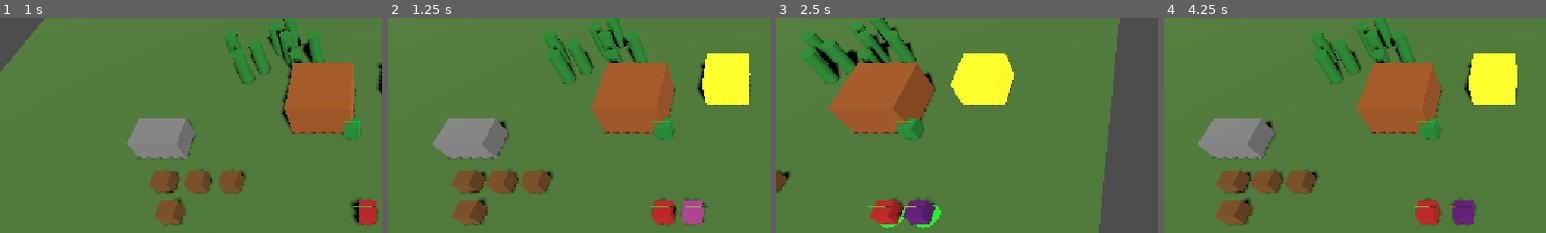
Above: before the commit, frames 1-4 (left to right).
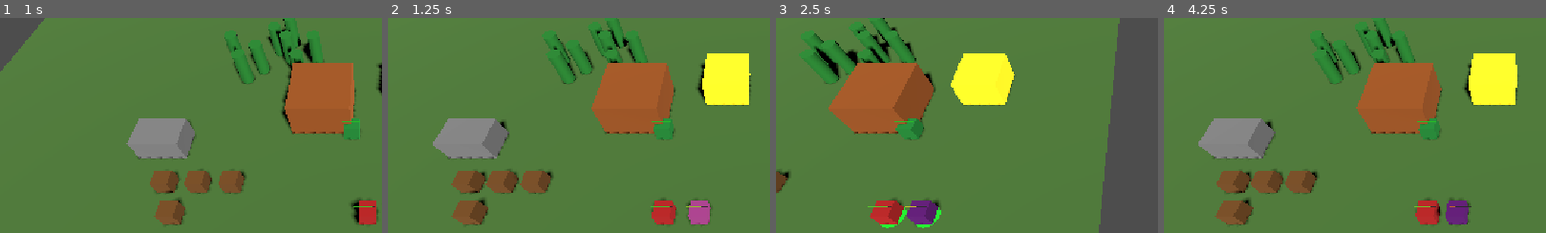
Above: after the commit, the same moments.

Repository: nplvkntx/endless-battle
Game: Godot game, scene res://scenes/main.tscn
Two runs of this game, one before a commit and one after it. Both use one fixed random seed, a clock stepped at 60 frames per second and the inputs below.
Inputs (mouse positions are % of the whole screen's width and height, from its top left):
- Up to frame 1 (1 s): tap Enter at 0.5 s; move the mouse to (72, 45) at 0.52 s; hold Right (ui_right) from 0.53 s (still down); tap B at 0.6 s; click (72, 45) at 0.67 s
- Up to frame 2 (1.25 s): keep holding Right (ui_right)
- Up to frame 3 (2.5 s): release Right (ui_right) at 1.25 s; drag from (30, 55) to (45, 70) at 1.27 s; move the mouse to (60, 28) at 2.02 s; hold Right (ui_right) from 2.03 s (still down); tap B at 2.1 s
- Up to frame 4 (4.25 s): release Right (ui_right) at 2.75 s; drag from (45, 70) to (20, 35) at 2.77 s; move the mouse to (80, 65) at 3.52 s; hold Left (ui_left) from 3.53 s (still down); tap B at 3.6 s
The pictures show only the part of the screen within x 0-50%, y 20-70%; the shares and areas given below are measured in that part.

Frame 1 is identical in both runs. In frame 2, 0.4% of the frame differs, in the area x 73-85%, y 83-97%; in frame 3, 0.4%; in frame 4, 0.5%, in the area x 65-82%, y 83-97%.

Commit message:
Support archer combat

Diff:
--- a/scripts/units/enemy_dummy.gd
+++ b/scripts/units/enemy_dummy.gd
@@ -24,7 +24,7 @@
 var _body_mesh_rest_position: Vector3
 var _hit_flash_tween: Tween
 var _attack_lunge_tween: Tween
-var _attack_target: Swordsman = null
+var _attack_target: Unit = null
 var _attack_cooldown_timer: float = 0.0
 
 
@@ -74,8 +74,8 @@
 	_health_component.take_damage(int(amount))
 	_play_hit_feedback()
 
-	if attacker is Swordsman:
-		_set_attack_target(attacker as Swordsman)
+	if _is_player_combat_unit(attacker):
+		_set_attack_target(attacker)
 
 
 func _play_hit_feedback() -> void:
@@ -124,7 +124,7 @@
 	_process_counter_attack(delta)
 
 
-func _set_attack_target(target: Swordsman) -> void:
+func _set_attack_target(target: Unit) -> void:
 	if not _is_valid_attack_target(target):
 		return
 
@@ -150,7 +150,7 @@
 	MeleeHitSound.play_at(self, _attack_target.global_position)
 	_play_attack_animation()
 	print(
-		"EnemyDummy dealt %d damage. Swordsman remaining health: %d"
+		"EnemyDummy dealt %d damage. Target remaining health: %d"
 		% [attack_damage, _attack_target.get_current_health()]
 	)
 	_attack_cooldown_timer = attack_cooldown
@@ -183,8 +183,18 @@
 	).set_trans(Tween.TRANS_QUAD).set_ease(Tween.EASE_IN)
 
 
-func _is_valid_attack_target(target: Swordsman) -> bool:
-	if not is_instance_valid(target):
+func _is_player_combat_unit(unit: Unit) -> bool:
+	if not is_instance_valid(unit):
+		return false
+
+	if unit is EnemyDummy:
+		return false
+
+	return unit.has_method("get_current_health")
+
+
+func _is_valid_attack_target(target: Unit) -> bool:
+	if not _is_player_combat_unit(target):
 		return false
 
 	return target.get_current_health() > 0
